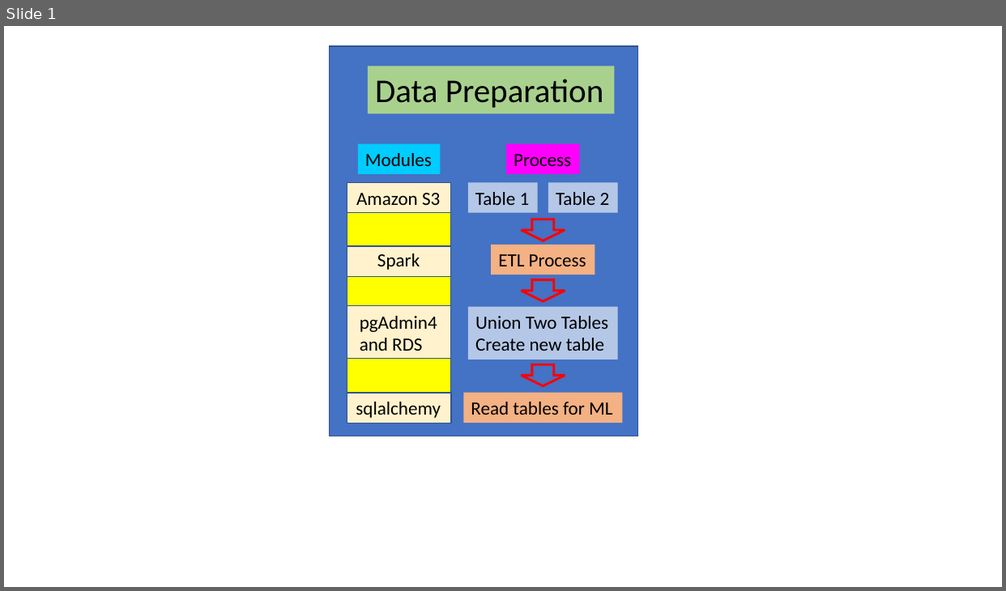
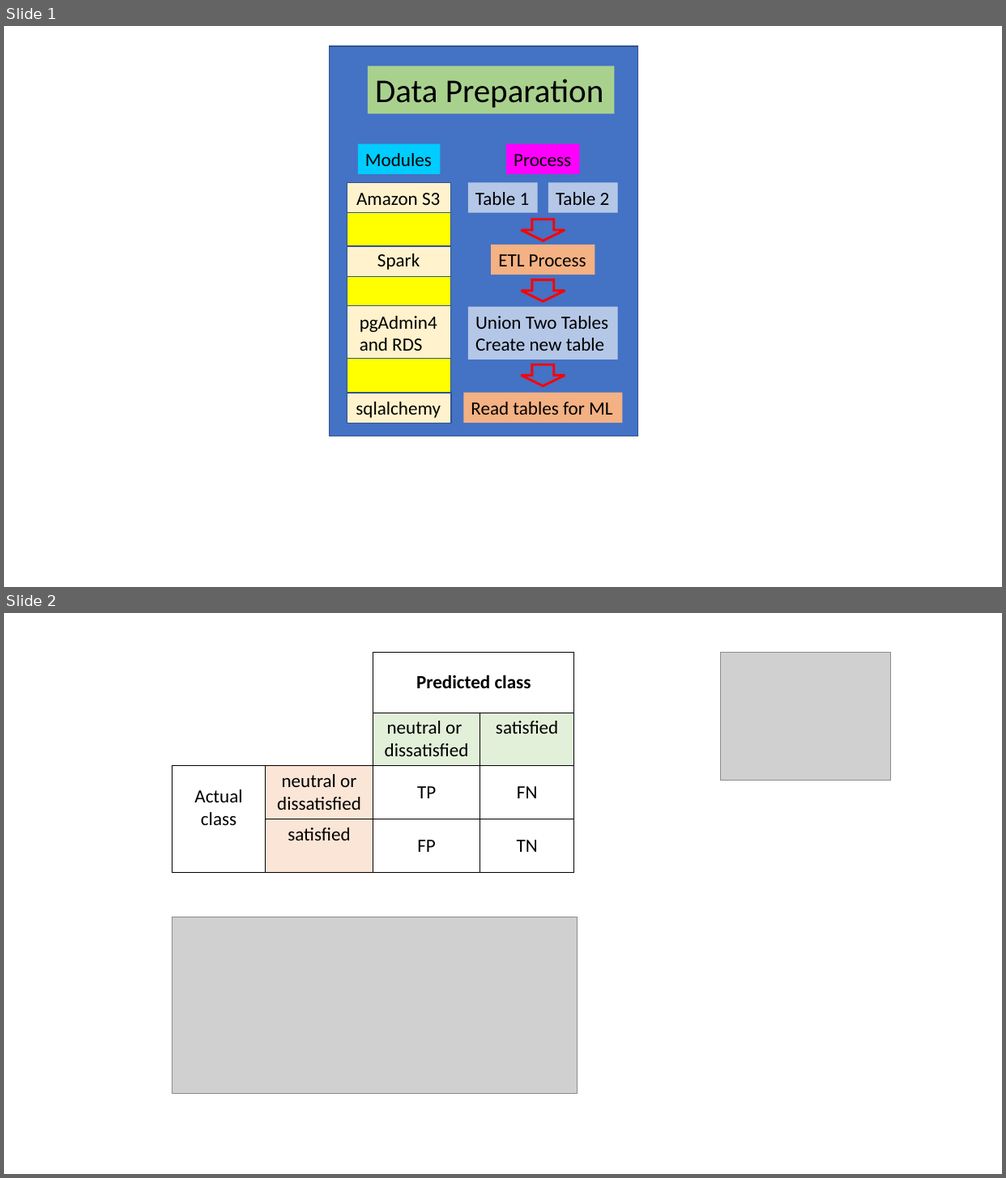
Before and after one commit to Subodh2044/Final_Project, a slide deck: images/data_process.pptx. Shown one above the other, each under a label of ours: slide 1 before the commit, slides 1 and 2 after it. The pictures are 1006x591 and 1006x1178 pixels, drawn with LibreOffice and Linux fonts; fonts in the diff are those of the drawing; grey boxes stand for pictures. Boxes give left, top, right and bottom in pixels: in the first picture for what was removed or moved away, otherwise in the second. Text is boxed around its words. In the diff, an @@ line names an element or a change of style, - is before the commit and + after.

```diff
--- a/images/data_process.pptx
+++ b/images/data_process.pptx
@@ slide 2 added at (4, 613, 1002, 1174), background #FFFFFF @@
@@ table added at (172, 652, 574, 870), 4 rows, 4 columns @@
+ |  | Predicted class | 
+ |  | neutral or / dissatisfied | satisfied
+Actual class | neutral or / dissatisfied | TP | FN
+ | satisfied | FP | TN
@@ picture added at (720, 652, 891, 781) @@
@@ picture added at (172, 918, 577, 1093) @@
```
Also in this commit, not shown: 12 other files.
